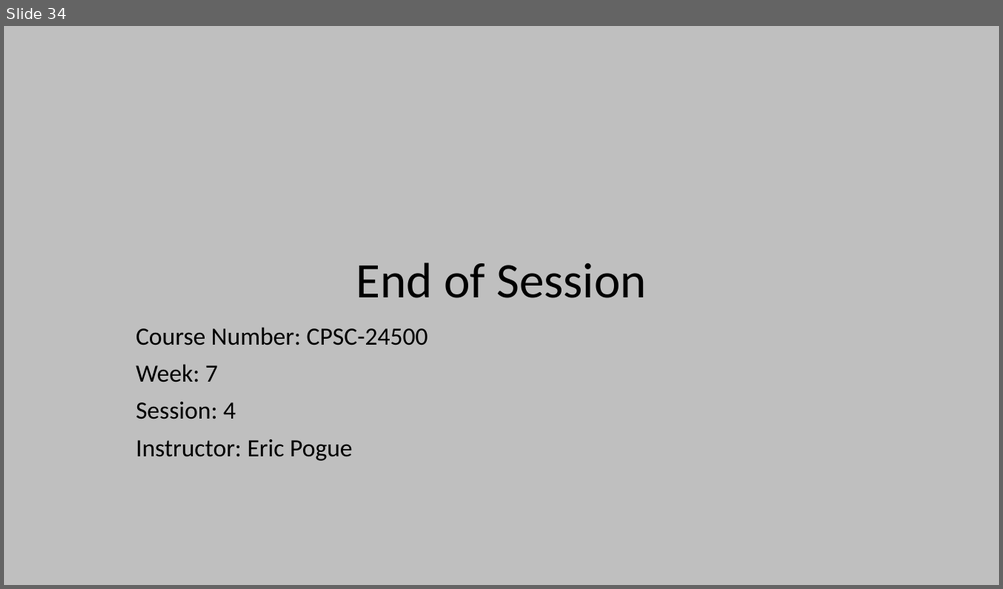
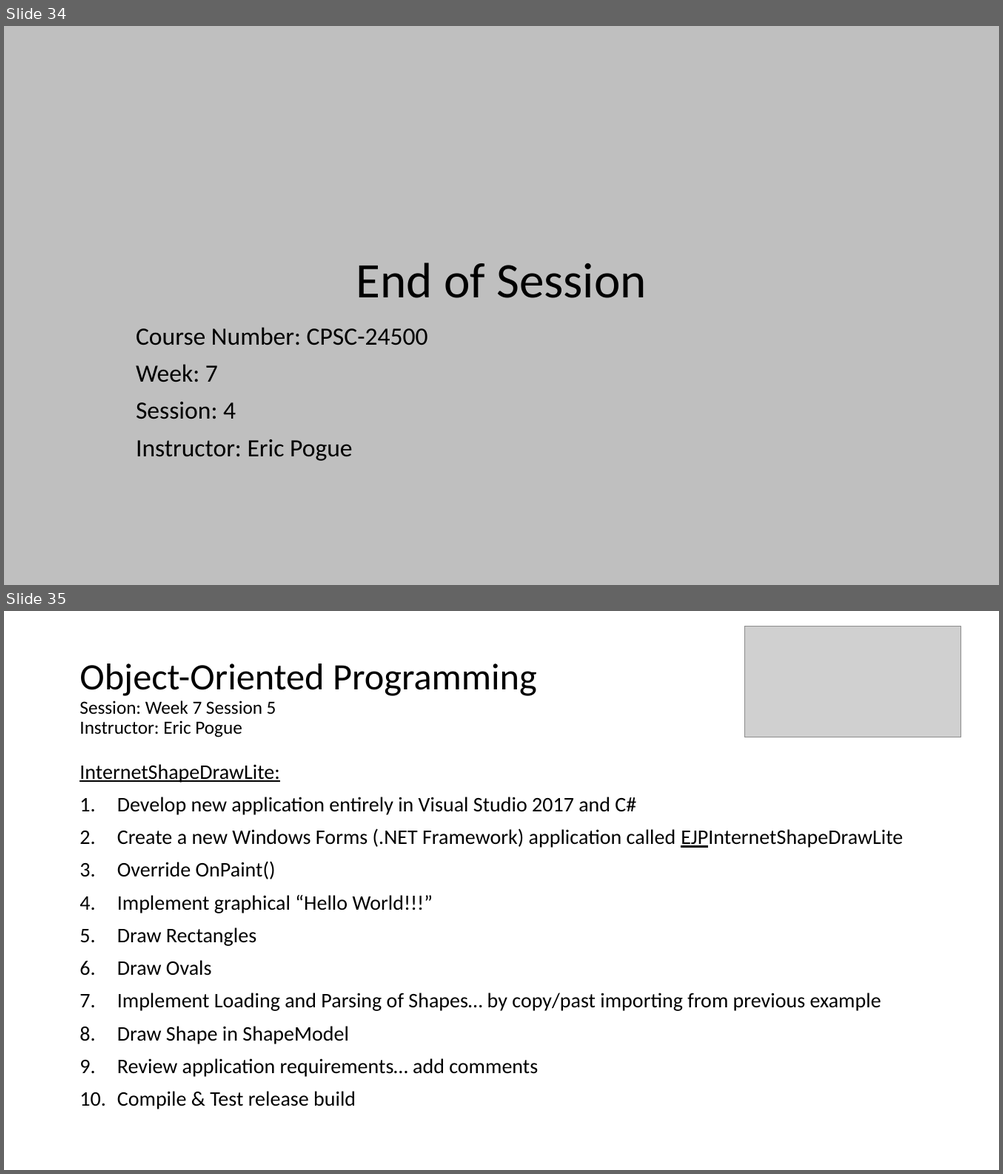
Before and after one commit to EricJPogue/www-epogue-info, a slide deck: CPSC-24500/Week07/2017SpringW07Slides.pptx. Shown one above the other, each under a label of ours: slide 34 before the commit, slides 34 and 35 after it. The pictures are 1003x589 and 1003x1174 pixels, drawn with LibreOffice and Linux fonts; fonts in the diff are those of the drawing; grey boxes stand for pictures. Boxes give left, top, right and bottom in pixels: in the first picture for what was removed or moved away, otherwise in the second. Text is boxed around its words. In the diff, an @@ line names an element or a change of style, - is before the commit and + after.

```diff
--- a/CPSC-24500/Week07/2017SpringW07Slides.pptx
+++ b/CPSC-24500/Week07/2017SpringW07Slides.pptx
@@ slide 35 added at [4, 611, 999, 1170], background #FFFFFF @@
@@ picture added at [744, 626, 962, 737] @@
@@ title added at [79, 664, 537, 738], 18 pt, text #000000 @@
+Object-Oriented Programming
+Session: Week 7 Session 5
+Instructor: Eric Pogue
@@ text added at [79, 764, 902, 1110], 20 pt, text #000000 @@
+InternetShapeDrawLite:
+1. Develop new application entirely in Visual Studio 2017 and C#
+2. Create a new Windows Forms (.NET Framework) application called EJPInternetShapeDrawLite
+3. Override OnPaint()
+4. Implement graphical “Hello World!!!”
+5. Draw Rectangles
+6. Draw Ovals
+7. Implement Loading and Parsing of Shapes… by copy/past importing from previous example
+8. Draw Shape in ShapeModel
+9. Review application requirements… add comments
+10. Compile & Test release build
```
Also in this commit, not shown: 1 other slide added, 3 other files.
